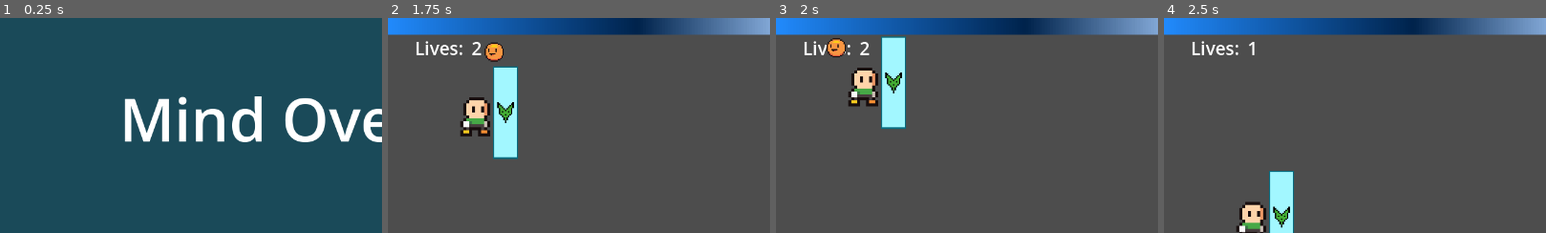
Above: before the commit, frames 1-4 (left to right).
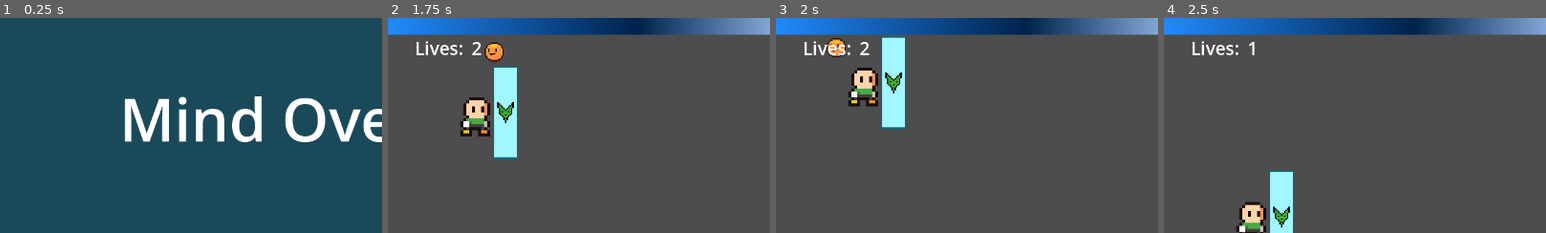
Above: after the commit, the same moments.

Repository: PoweredDevState/MindOverClutter
Game: Godot game, scene res://Scenes/Menus/main_menu.tscn
Same seed, same stepped clock (60 frames per second), same inputs: the game is played once before the commit and once after it.
Inputs:
- Up to frame 1 (0.25 s): no input
- Up to frame 2 (1.75 s): click "Start" at 0.5 s; hold W (move_up) from 1.28 s (still down)
- Up to frame 3 (2 s): keep holding W (move_up)
- Up to frame 4 (2.5 s): release W (move_up) at 2.03 s; hold S (move_down) from 2.03 s (still down)
The pictures show only the part of the screen within x 0-50%, y 0-50%; the shares and areas given below are measured in that part.

Frames 1-2 are identical in both runs. In frame 3, 0.1% of the frame differs, in the area x 13-19%, y 12-18%; in frame 4, nothing differs.

Commit message:
Made extra levels and level select

Diff:
--- a/Enemy Resources/Dragon_Enemy.tres
+++ b/Enemy Resources/Dragon_Enemy.tres
@@ -8,4 +8,4 @@
 script = ExtResource("1_725fq")
 sprite = ExtResource("3_tq758")
 attackScene = ExtResource("1_e0c8l")
-maxHealth = 5
+maxHealth = 7
--- a/Scenes/Levels/level_1.tscn
+++ b/Scenes/Levels/level_1.tscn
@@ -37,6 +37,7 @@
 shape = SubResource("RectangleShape2D_xuxqu")
 
 [node name="PlayerUI" type="Control" parent="."]
+z_index = 3
 layout_mode = 3
 anchors_preset = 0
 offset_right = 1280.0
--- a/Scenes/Levels/level_2.tscn
+++ b/Scenes/Levels/level_2.tscn
@@ -37,6 +37,7 @@
 shape = SubResource("RectangleShape2D_xuxqu")
 
 [node name="PlayerUI" type="Control" parent="."]
+z_index = 3
 layout_mode = 3
 anchors_preset = 0
 offset_right = 1280.0
--- /dev/null
+++ b/Scenes/Levels/level_3.tscn
@@ -0,0 +1,216 @@
+[gd_scene load_steps=14 format=3 uid="uid://p4auok2c7p82"]
+
+[ext_resource type="PackedScene" uid="uid://cg685sdnkomnv" path="res://Scenes/ball_spawner.tscn" id="1_aea7o"]
+[ext_resource type="Script" path="res://Scripts/ball_deleter.gd" id="2_wjxt5"]
+[ext_resource type="Script" path="res://Scripts/player_ui.gd" id="3_sgrae"]
+[ext_resource type="PackedScene" uid="uid://brjab31847bob" path="res://Scenes/shield_icon.tscn" id="4_vx4ca"]
+[ext_resource type="PackedScene" uid="uid://cntjt1pdekdqo" path="res://Scenes/player.tscn" id="5_l2vjv"]
+[ext_resource type="PackedScene" uid="uid://dyl4too4a36xg" path="res://Scenes/block.tscn" id="6_bhkjc"]
+[ext_resource type="PackedScene" uid="uid://0yu2fk7k4osc" path="res://Scenes/static_border_2d.tscn" id="7_3g46t"]
+[ext_resource type="PackedScene" uid="uid://c71me4vbd2lju" path="res://Scenes/enemy.tscn" id="8_t6ocl"]
+[ext_resource type="Resource" uid="uid://bxymfrcrjydn0" path="res://Enemy Resources/Boar_Enemy.tres" id="9_dk4dd"]
+
+[sub_resource type="RectangleShape2D" id="RectangleShape2D_xuxqu"]
+size = Vector2(39, 660)
+
+[sub_resource type="LabelSettings" id="LabelSettings_0j6qy"]
+font_size = 30
+
+[sub_resource type="StyleBoxFlat" id="StyleBoxFlat_anbr5"]
+bg_color = Color(0, 0, 0, 1)
+
+[sub_resource type="StyleBoxFlat" id="StyleBoxFlat_xxlm8"]
+bg_color = Color(0.68, 0.147333, 0.0408, 1)
+
+[node name="Main2D" type="Node2D"]
+
+[node name="BallSpawner" parent="." instance=ExtResource("1_aea7o")]
+position = Vector2(549, 340)
+
+[node name="BallDeleter" type="Area2D" parent="."]
+position = Vector2(0, 343)
+collision_mask = 8
+script = ExtResource("2_wjxt5")
+
+[node name="CollisionShape2D" type="CollisionShape2D" parent="BallDeleter"]
+position = Vector2(1.5, 16)
+shape = SubResource("RectangleShape2D_xuxqu")
+
+[node name="PlayerUI" type="Control" parent="."]
+z_index = 3
+layout_mode = 3
+anchors_preset = 0
+offset_right = 1280.0
+offset_bottom = 720.0
+script = ExtResource("3_sgrae")
+shieldIconScene = ExtResource("4_vx4ca")
+
+[node name="LifeText" type="Label" parent="PlayerUI"]
+layout_mode = 0
+offset_left = 45.0
+offset_top = 29.0
+offset_right = 126.0
+offset_bottom = 71.0
+text = "Lives:"
+label_settings = SubResource("LabelSettings_0j6qy")
+
+[node name="LifeNumber" type="Label" parent="PlayerUI"]
+layout_mode = 0
+offset_left = 140.0
+offset_top = 29.0
+offset_right = 184.0
+offset_bottom = 71.0
+text = "0"
+label_settings = SubResource("LabelSettings_0j6qy")
+
+[node name="StunnedUI" type="Control" parent="PlayerUI"]
+anchors_preset = 0
+offset_left = 45.0
+offset_top = 76.0
+offset_right = 345.0
+offset_bottom = 121.0
+
+[node name="StunText" type="Label" parent="PlayerUI/StunnedUI"]
+layout_mode = 0
+offset_right = 150.0
+offset_bottom = 42.0
+text = "STUNNED:"
+label_settings = SubResource("LabelSettings_0j6qy")
+
+[node name="ProgressBar" type="ProgressBar" parent="PlayerUI/StunnedUI"]
+layout_mode = 0
+offset_left = 163.0
+offset_top = 7.0
+offset_right = 299.0
+offset_bottom = 39.0
+theme_override_styles/background = SubResource("StyleBoxFlat_anbr5")
+theme_override_styles/fill = SubResource("StyleBoxFlat_xxlm8")
+value = 100.0
+show_percentage = false
+
+[node name="ShieldIconContainer" type="HBoxContainer" parent="PlayerUI"]
+layout_mode = 0
+offset_left = 209.0
+offset_top = 33.0
+offset_right = 258.0
+offset_bottom = 78.0
+
+[node name="Player" parent="." instance=ExtResource("5_l2vjv")]
+position = Vector2(146, 352)
+
+[node name="AllBlocks" type="Node2D" parent="."]
+position = Vector2(856, 335)
+
+[node name="BlockRow2" type="Node2D" parent="AllBlocks"]
+position = Vector2(-6, -4)
+
+[node name="Block" parent="AllBlocks/BlockRow2" instance=ExtResource("6_bhkjc")]
+position = Vector2(0, -267)
+
+[node name="Block7" parent="AllBlocks/BlockRow2" instance=ExtResource("6_bhkjc")]
+position = Vector2(-83, -267)
+
+[node name="Block12" parent="AllBlocks/BlockRow2" instance=ExtResource("6_bhkjc")]
+position = Vector2(-165, -267)
+
+[node name="Block4" parent="AllBlocks/BlockRow2" instance=ExtResource("6_bhkjc")]
+position = Vector2(0, -50)
+
+[node name="Block5" parent="AllBlocks/BlockRow2" instance=ExtResource("6_bhkjc")]
+position = Vector2(0, 22)
+
+[node name="Block6" parent="AllBlocks/BlockRow2" instance=ExtResource("6_bhkjc")]
+position = Vector2(0, 93)
+
+[node name="Block8" parent="AllBlocks/BlockRow2" instance=ExtResource("6_bhkjc")]
+position = Vector2(0, 167)
+
+[node name="Block9" parent="AllBlocks/BlockRow2" instance=ExtResource("6_bhkjc")]
+position = Vector2(0, 240)
+
+[node name="Block10" parent="AllBlocks/BlockRow2" instance=ExtResource("6_bhkjc")]
+position = Vector2(0, 314)
+
+[node name="Block11" parent="AllBlocks/BlockRow2" instance=ExtResource("6_bhkjc")]
+position = Vector2(-83, 313)
+
+[node name="BlockRow3" type="Node2D" parent="AllBlocks"]
+position = Vector2(37, -4)
+
+[node name="Block" parent="AllBlocks/BlockRow3" instance=ExtResource("6_bhkjc")]
+position = Vector2(-1, -268)
+
+[node name="Block7" parent="AllBlocks/BlockRow3" instance=ExtResource("6_bhkjc")]
+position = Vector2(-83, -267)
+
+[node name="Block12" parent="AllBlocks/BlockRow3" instance=ExtResource("6_bhkjc")]
+position = Vector2(-165, -267)
+
+[node name="Block2" parent="AllBlocks/BlockRow3" instance=ExtResource("6_bhkjc")]
+position = Vector2(0, -195)
+
+[node name="Block14" parent="AllBlocks/BlockRow3" instance=ExtResource("6_bhkjc")]
+position = Vector2(39, -267)
+
+[node name="Block15" parent="AllBlocks/BlockRow3" instance=ExtResource("6_bhkjc")]
+position = Vector2(40, -194)
+
+[node name="Block16" parent="AllBlocks/BlockRow3" instance=ExtResource("6_bhkjc")]
+position = Vector2(40, -123)
+
+[node name="Block17" parent="AllBlocks/BlockRow3" instance=ExtResource("6_bhkjc")]
+position = Vector2(41, -50)
+
+[node name="Block3" parent="AllBlocks/BlockRow3" instance=ExtResource("6_bhkjc")]
+position = Vector2(0, -121)
+
+[node name="Block4" parent="AllBlocks/BlockRow3" instance=ExtResource("6_bhkjc")]
+position = Vector2(0, -50)
+
+[node name="Block5" parent="AllBlocks/BlockRow3" instance=ExtResource("6_bhkjc")]
+position = Vector2(0, 22)
+
+[node name="Block6" parent="AllBlocks/BlockRow3" instance=ExtResource("6_bhkjc")]
+position = Vector2(0, 93)
+
+[node name="Block8" parent="AllBlocks/BlockRow3" instance=ExtResource("6_bhkjc")]
+position = Vector2(0, 167)
+
+[node name="Block9" parent="AllBlocks/BlockRow3" instance=ExtResource("6_bhkjc")]
+position = Vector2(0, 240)
+
+[node name="Block10" parent="AllBlocks/BlockRow3" instance=ExtResource("6_bhkjc")]
+position = Vector2(0, 314)
+
+[node name="Block18" parent="AllBlocks/BlockRow3" instance=ExtResource("6_bhkjc")]
+position = Vector2(38, 314)
+
+[node name="Block11" parent="AllBlocks/BlockRow3" instance=ExtResource("6_bhkjc")]
+position = Vector2(-83, 313)
+
+[node name="Block13" parent="AllBlocks/BlockRow3" instance=ExtResource("6_bhkjc")]
+position = Vector2(-83, 239)
+
+[node name="Borders" type="Node2D" parent="."]
+
+[node name="StaticBorder2D" parent="Borders" instance=ExtResource("7_3g46t")]
+
+[node name="StaticBorder2D2" parent="Borders" instance=ExtResource("7_3g46t")]
+position = Vector2(0, 692)
+
+[node name="StaticBorder2D4" parent="Borders" instance=ExtResource("7_3g46t")]
+position = Vector2(1284, -10)
+rotation = 1.5708
+scale = Vector2(0.640001, 1)
+
+[node name="Enemy" parent="." instance=ExtResource("8_t6ocl")]
+position = Vector2(1134, 340)
+enemyResource = ExtResource("9_dk4dd")
+
+[node name="StartAttackMark" type="Node2D" parent="."]
+position = Vector2(160, 43)
+
+[node name="EndAttackMark" type="Node2D" parent="."]
+position = Vector2(160, 650)
+
+[connection signal="body_entered" from="BallDeleter" to="BallDeleter" method="_on_body_entered"]
--- /dev/null
+++ b/Scenes/Levels/level_4.tscn
@@ -0,0 +1,261 @@
+[gd_scene load_steps=14 format=3 uid="uid://bnf8h38o7q20g"]
+
+[ext_resource type="PackedScene" uid="uid://cg685sdnkomnv" path="res://Scenes/ball_spawner.tscn" id="1_pnl0g"]
+[ext_resource type="Script" path="res://Scripts/ball_deleter.gd" id="2_xgdjd"]
+[ext_resource type="Script" path="res://Scripts/player_ui.gd" id="3_g8vxf"]
+[ext_resource type="PackedScene" uid="uid://brjab31847bob" path="res://Scenes/shield_icon.tscn" id="4_gk4s3"]
+[ext_resource type="PackedScene" uid="uid://cntjt1pdekdqo" path="res://Scenes/player.tscn" id="5_r6qg7"]
+[ext_resource type="PackedScene" uid="uid://dyl4too4a36xg" path="res://Scenes/block.tscn" id="6_wsx7i"]
+[ext_resource type="PackedScene" uid="uid://0yu2fk7k4osc" path="res://Scenes/static_border_2d.tscn" id="7_qacxy"]
+[ext_resource type="PackedScene" uid="uid://c71me4vbd2lju" path="res://Scenes/enemy.tscn" id="8_ug5g1"]
+[ext_resource type="Resource" uid="uid://bltke1i14s52f" path="res://Enemy Resources/Dragon_Enemy.tres" id="9_eo561"]
+
+[sub_resource type="RectangleShape2D" id="RectangleShape2D_xuxqu"]
+size = Vector2(39, 660)
+
+[sub_resource type="LabelSettings" id="LabelSettings_0j6qy"]
+font_size = 30
+
+[sub_resource type="StyleBoxFlat" id="StyleBoxFlat_anbr5"]
+bg_color = Color(0, 0, 0, 1)
+
+[sub_resource type="StyleBoxFlat" id="StyleBoxFlat_xxlm8"]
+bg_color = Color(0.68, 0.147333, 0.0408, 1)
+
+[node name="Main2D" type="Node2D"]
+
+[node name="BallSpawner" parent="." instance=ExtResource("1_pnl0g")]
+position = Vector2(549, 340)
+
+[node name="BallDeleter" type="Area2D" parent="."]
+position = Vector2(0, 343)
+collision_mask = 8
+script = ExtResource("2_xgdjd")
+
+[node name="CollisionShape2D" type="CollisionShape2D" parent="BallDeleter"]
+position = Vector2(1.5, 16)
+shape = SubResource("RectangleShape2D_xuxqu")
+
+[node name="PlayerUI" type="Control" parent="."]
+z_index = 3
+layout_mode = 3
+anchors_preset = 0
+offset_right = 1280.0
+offset_bottom = 720.0
+script = ExtResource("3_g8vxf")
+shieldIconScene = ExtResource("4_gk4s3")
+
+[node name="LifeText" type="Label" parent="PlayerUI"]
+layout_mode = 0
+offset_left = 45.0
+offset_top = 29.0
+offset_right = 126.0
+offset_bottom = 71.0
+text = "Lives:"
+label_settings = SubResource("LabelSettings_0j6qy")
+
+[node name="LifeNumber" type="Label" parent="PlayerUI"]
+layout_mode = 0
+offset_left = 140.0
+offset_top = 29.0
+offset_right = 184.0
+offset_bottom = 71.0
+text = "0"
+label_settings = SubResource("LabelSettings_0j6qy")
+
+[node name="StunnedUI" type="Control" parent="PlayerUI"]
+anchors_preset = 0
+offset_left = 45.0
+offset_top = 76.0
+offset_right = 345.0
+offset_bottom = 121.0
+
+[node name="StunText" type="Label" parent="PlayerUI/StunnedUI"]
+layout_mode = 0
+offset_right = 150.0
+offset_bottom = 42.0
+text = "STUNNED:"
+label_settings = SubResource("LabelSettings_0j6qy")
+
+[node name="ProgressBar" type="ProgressBar" parent="PlayerUI/StunnedUI"]
+layout_mode = 0
+offset_left = 163.0
+offset_top = 7.0
+offset_right = 299.0
+offset_bottom = 39.0
+theme_override_styles/background = SubResource("StyleBoxFlat_anbr5")
+theme_override_styles/fill = SubResource("StyleBoxFlat_xxlm8")
+value = 100.0
+show_percentage = false
+
+[node name="ShieldIconContainer" type="HBoxContainer" parent="PlayerUI"]
+layout_mode = 0
+offset_left = 209.0
+offset_top = 33.0
+offset_right = 258.0
+offset_bottom = 78.0
+
+[node name="Player" parent="." instance=ExtResource("5_r6qg7")]
+position = Vector2(146, 352)
+
+[node name="AllBlocks" type="Node2D" parent="."]
+position = Vector2(856, 335)
+
+[node name="BlockRow2" type="Node2D" parent="AllBlocks"]
+position = Vector2(-6, -4)
+
+[node name="Block" parent="AllBlocks/BlockRow2" instance=ExtResource("6_wsx7i")]
+position = Vector2(0, -267)
+
+[node name="Block7" parent="AllBlocks/BlockRow2" instance=ExtResource("6_wsx7i")]
+position = Vector2(-167, -267)
+
+[node name="Block11" parent="AllBlocks/BlockRow2" instance=ExtResource("6_wsx7i")]
+position = Vector2(-168, 314)
+
+[node name="Block2" parent="AllBlocks/BlockRow2" instance=ExtResource("6_wsx7i")]
+position = Vector2(0, -195)
+
+[node name="Block3" parent="AllBlocks/BlockRow2" instance=ExtResource("6_wsx7i")]
+position = Vector2(0, -121)
+
+[node name="Block4" parent="AllBlocks/BlockRow2" instance=ExtResource("6_wsx7i")]
+position = Vector2(0, -50)
+
+[node name="Block5" parent="AllBlocks/BlockRow2" instance=ExtResource("6_wsx7i")]
+position = Vector2(0, 22)
+
+[node name="Block6" parent="AllBlocks/BlockRow2" instance=ExtResource("6_wsx7i")]
+position = Vector2(0, 93)
+
+[node name="Block8" parent="AllBlocks/BlockRow2" instance=ExtResource("6_wsx7i")]
+position = Vector2(0, 167)
+
+[node name="Block9" parent="AllBlocks/BlockRow2" instance=ExtResource("6_wsx7i")]
+position = Vector2(0, 240)
+
+[node name="Block10" parent="AllBlocks/BlockRow2" instance=ExtResource("6_wsx7i")]
+position = Vector2(0, 314)
+
+[node name="BlockRow3" type="Node2D" parent="AllBlocks"]
+position = Vector2(37, -4)
+
+[node name="Block" parent="AllBlocks/BlockRow3" instance=ExtResource("6_wsx7i")]
+position = Vector2(0, -267)
+
+[node name="Block7" parent="AllBlocks/BlockRow3" instance=ExtResource("6_wsx7i")]
+position = Vector2(-167, -267)
+
+[node name="Block11" parent="AllBlocks/BlockRow3" instance=ExtResource("6_wsx7i")]
+position = Vector2(-168, 314)
+
+[node name="Block2" parent="AllBlocks/BlockRow3" instance=ExtResource("6_wsx7i")]
+position = Vector2(0, -195)
+
+[node name="Block3" parent="AllBlocks/BlockRow3" instance=ExtResource("6_wsx7i")]
+position = Vector2(0, -121)
+
+[node name="Block4" parent="AllBlocks/BlockRow3" instance=ExtResource("6_wsx7i")]
+position = Vector2(0, -50)
+
+[node name="Block5" parent="AllBlocks/BlockRow3" instance=ExtResource("6_wsx7i")]
+position = Vector2(0, 22)
+
+[node name="Block6" parent="AllBlocks/BlockRow3" instance=ExtResource("6_wsx7i")]
+position = Vector2(0, 93)
+
+[node name="Block8" parent="AllBlocks/BlockRow3" instance=ExtResource("6_wsx7i")]
+position = Vector2(0, 167)
+
+[node name="Block9" parent="AllBlocks/BlockRow3" instance=ExtResource("6_wsx7i")]
+position = Vector2(0, 240)
+
+[node name="Block10" parent="AllBlocks/BlockRow3" instance=ExtResource("6_wsx7i")]
+position = Vector2(0, 314)
+
+[node name="BlockRow4" type="Node2D" parent="AllBlocks"]
+position = Vector2(-89, -4)
+
+[node name="Block" parent="AllBlocks/BlockRow4" instance=ExtResource("6_wsx7i")]
+position = Vector2(0, -267)
+
+[node name="Block7" parent="AllBlocks/BlockRow4" instance=ExtResource("6_wsx7i")]
+position = Vector2(-167, -267)
+
+[node name="Block11" parent="AllBlocks/BlockRow4" instance=ExtResource("6_wsx7i")]
+position = Vector2(-168, 314)
+
+[node name="Block2" parent="AllBlocks/BlockRow4" instance=ExtResource("6_wsx7i")]
+position = Vector2(0, -195)
+
+[node name="Block9" parent="AllBlocks/BlockRow4" instance=ExtResource("6_wsx7i")]
+position = Vector2(0, 240)
+
+[node name="Block3" parent="AllBlocks/BlockRow4" instance=ExtResource("6_wsx7i")]
+position = Vector2(-41, -195)
+
+[node name="Block12" parent="AllBlocks/BlockRow4" instance=ExtResource("6_wsx7i")]
+position = Vector2(-41, 240)
+
+[node name="Block10" parent="AllBlocks/BlockRow4" instance=ExtResource("6_wsx7i")]
+position = Vector2(0, 314)
+
+[node name="BlockRow5" type="Node2D" parent="AllBlocks"]
+position = Vector2(-46, -4)
+
+[node name="Block" parent="AllBlocks/BlockRow5" instance=ExtResource("6_wsx7i")]
+position = Vector2(0, -267)
+
+[node name="Block7" parent="AllBlocks/BlockRow5" instance=ExtResource("6_wsx7i")]
+position = Vector2(-167, -267)
+
+[node name="Block11" parent="AllBlocks/BlockRow5" instance=ExtResource("6_wsx7i")]
+position = Vector2(-168, 314)
+
+[node name="Block2" parent="AllBlocks/BlockRow5" instance=ExtResource("6_wsx7i")]
+position = Vector2(0, -195)
+
+[node name="Block3" parent="AllBlocks/BlockRow5" instance=ExtResource("6_wsx7i")]
+position = Vector2(0, -121)
+
+[node name="Block4" parent="AllBlocks/BlockRow5" instance=ExtResource("6_wsx7i")]
+position = Vector2(0, -50)
+
+[node name="Block5" parent="AllBlocks/BlockRow5" instance=ExtResource("6_wsx7i")]
+position = Vector2(0, 22)
+
+[node name="Block6" parent="AllBlocks/BlockRow5" instance=ExtResource("6_wsx7i")]
+position = Vector2(0, 93)
+
+[node name="Block8" parent="AllBlocks/BlockRow5" instance=ExtResource("6_wsx7i")]
+position = Vector2(0, 167)
+
+[node name="Block9" parent="AllBlocks/BlockRow5" instance=ExtResource("6_wsx7i")]
+position = Vector2(0, 240)
+
+[node name="Block10" parent="AllBlocks/BlockRow5" instance=ExtResource("6_wsx7i")]
+position = Vector2(0, 314)
+
+[node name="Borders" type="Node2D" parent="."]
+
+[node name="StaticBorder2D" parent="Borders" instance=ExtResource("7_qacxy")]
+
+[node name="StaticBorder2D2" parent="Borders" instance=ExtResource("7_qacxy")]
+position = Vector2(0, 692)
+
+[node name="StaticBorder2D4" parent="Borders" instance=ExtResource("7_qacxy")]
+position = Vector2(1284, -10)
+rotation = 1.5708
+scale = Vector2(0.640001, 1)
+
+[node name="Enemy" parent="." instance=ExtResource("8_ug5g1")]
+position = Vector2(1134, 340)
+enemyResource = ExtResource("9_eo561")
+
+[node name="StartAttackMark" type="Node2D" parent="."]
+position = Vector2(160, 43)
+
+[node name="EndAttackMark" type="Node2D" parent="."]
+position = Vector2(160, 650)
+
+[connection signal="body_entered" from="BallDeleter" to="BallDeleter" method="_on_body_entered"]
--- /dev/null
+++ b/Scenes/Menus/level_select.tscn
@@ -0,0 +1,62 @@
+[gd_scene load_steps=5 format=3 uid="uid://bw8bl6vj48xad"]
+
+[ext_resource type="Script" path="res://Scripts/level_select.gd" id="1_b1oqu"]
+[ext_resource type="PackedScene" uid="uid://16wowo6lktx2" path="res://Scenes/Menus/main_menu.tscn" id="2_e04jd"]
+[ext_resource type="PackedScene" uid="uid://cmrxno7mkelf1" path="res://Scenes/level_button.tscn" id="3_ejxfp"]
+
+[sub_resource type="LabelSettings" id="LabelSettings_nddws"]
+font_size = 75
+
+[node name="LevelSelect" type="Control"]
+layout_mode = 3
+anchors_preset = 15
+anchor_right = 1.0
+anchor_bottom = 1.0
+grow_horizontal = 2
+grow_vertical = 2
+script = ExtResource("1_b1oqu")
+menuFilePath = "res://Scenes/Menus/main_menu.tscn"
+menuScene = ExtResource("2_e04jd")
+levelButtonScene = ExtResource("3_ejxfp")
+
+[node name="Background" type="ColorRect" parent="."]
+layout_mode = 0
+offset_right = 1280.0
+offset_bottom = 720.0
+color = Color(0.50228, 0.1914, 0.58, 1)
+
+[node name="Title" type="Label" parent="."]
+layout_mode = 0
+offset_left = 445.0
+offset_top = 39.0
+offset_right = 796.0
+offset_bottom = 161.0
+text = "Level Select"
+label_settings = SubResource("LabelSettings_nddws")
+horizontal_alignment = 1
+vertical_alignment = 1
+
+[node name="MenuButton" type="Button" parent="."]
+layout_mode = 0
+offset_left = 540.0
+offset_top = 538.0
+offset_right = 792.0
+offset_bottom = 653.0
+theme_override_font_sizes/font_size = 45
+text = "Menu"
+
+[node name="ScrollContainer" type="ScrollContainer" parent="."]
+layout_mode = 0
+offset_left = 379.0
+offset_top = 179.0
+offset_right = 957.0
+offset_bottom = 507.0
+horizontal_scroll_mode = 0
+
+[node name="BoxContainer" type="BoxContainer" parent="ScrollContainer"]
+layout_mode = 2
+size_flags_horizontal = 3
+size_flags_vertical = 3
+vertical = true
+
+[connection signal="pressed" from="MenuButton" to="." method="_on_menu_button_pressed"]
--- a/Scenes/Menus/main_menu.tscn
+++ b/Scenes/Menus/main_menu.tscn
@@ -1,7 +1,6 @@
-[gd_scene load_steps=4 format=3 uid="uid://16wowo6lktx2"]
+[gd_scene load_steps=3 format=3 uid="uid://16wowo6lktx2"]
 
 [ext_resource type="Script" path="res://Scripts/main_menu.gd" id="1_tri5q"]
-[ext_resource type="PackedScene" uid="uid://dov7ysq5n1piu" path="res://Scenes/Levels/level_1.tscn" id="2_xde0o"]
 
 [sub_resource type="LabelSettings" id="LabelSettings_ps5ad"]
 font_size = 100
@@ -14,9 +13,8 @@
 grow_horizontal = 2
 grow_vertical = 2
 script = ExtResource("1_tri5q")
-startGameFilePath = "res://Scenes/Levels/level_1.tscn"
 creditsFilePath = "res://Scenes/Menus/credits_scene.tscn"
-startGameScene = ExtResource("2_xde0o")
+levelSelectFilePath = "res://Scenes/Menus/level_select.tscn"
 
 [node name="Background" type="ColorRect" parent="."]
 layout_mode = 0
--- a/Scenes/Screens/pause_screen.tscn
+++ b/Scenes/Screens/pause_screen.tscn
@@ -7,6 +7,7 @@
 
 [node name="PauseScreen" type="Control"]
 process_mode = 2
+z_index = 5
 layout_mode = 3
 anchors_preset = 15
 anchor_right = 1.0
--- a/Scenes/game_manager.tscn
+++ b/Scenes/game_manager.tscn
@@ -18,7 +18,7 @@
 loseScreen = ExtResource("2_co5m0")
 winScreen = ExtResource("3_py6f3")
 pauseScreen = ExtResource("4_yjmx0")
-levelScenePaths = Array[String](["res://Scenes/Levels/level_1.tscn", "res://Scenes/Levels/level_2.tscn"])
+levelScenePaths = Array[String](["res://Scenes/Levels/level_1.tscn", "res://Scenes/Levels/level_2.tscn", "res://Scenes/Levels/level_3.tscn", "res://Scenes/Levels/level_4.tscn"])
 
 [node name="LevelFinishedUI" type="Control" parent="."]
 process_mode = 2
@@ -32,11 +32,13 @@
 [node name="LevelFinishedTimer" type="Timer" parent="LevelFinishedUI"]
 
 [node name="Background" type="ColorRect" parent="LevelFinishedUI"]
+layout_mode = 0
 offset_right = 1280.0
 offset_bottom = 720.0
 color = Color(0.3936, 0.96, 0.60128, 0.203922)
 
 [node name="LevelFinishedText" type="Label" parent="LevelFinishedUI"]
+layout_mode = 0
 offset_left = 248.0
 offset_top = 78.0
 offset_right = 1049.0
@@ -47,6 +49,7 @@
 vertical_alignment = 1
 
 [node name="TimerText" type="Label" parent="LevelFinishedUI"]
+layout_mode = 0
 offset_left = 234.0
 offset_top = 279.0
 offset_right = 1035.0
--- /dev/null
+++ b/Scenes/level_button.tscn
@@ -0,0 +1,10 @@
+[gd_scene load_steps=2 format=3 uid="uid://cmrxno7mkelf1"]
+
+[sub_resource type="Theme" id="Theme_exmtd"]
+default_font_size = 50
+
+[node name="LevelButton" type="Button"]
+offset_right = 8.0
+offset_bottom = 8.0
+theme = SubResource("Theme_exmtd")
+text = "Level 1"
--- a/Scripts/game_manager.gd
+++ b/Scripts/game_manager.gd
@@ -79,7 +79,7 @@
 
 func reset_game():
 	currentShields = 0
-	#currentSceneIndex = 0
+	currentSceneIndex = 0
 	ballsOnScreen = 0
 	lives = maxLives
 
@@ -90,6 +90,9 @@
 	currentSceneIndex = 0
 	get_tree().change_scene_to_file(levelScenePaths[currentSceneIndex])
 
+func start_game_from_level_select(levelNum : int) -> void:
+	currentSceneIndex = levelNum
+	get_tree().change_scene_to_file(levelScenePaths[currentSceneIndex])
 
 func next_level() -> void:
 	reset_balls()
--- /dev/null
+++ b/Scripts/level_select.gd
@@ -0,0 +1,29 @@
+extends Control
+
+@export var menuFilePath : String
+@export var menuScene : PackedScene
+@onready var boxContainerRef := $ScrollContainer/BoxContainer
+@export var levelButtonScene : PackedScene
+
+var levelButtons : Array[Dictionary]
+
+func _ready() -> void:
+	for num in GameManager.levelScenePaths.size():
+		var buttonObj = levelButtonScene.instantiate()
+		boxContainerRef.add_child.call_deferred(buttonObj)
+		buttonObj.text = "Level " + str(num + 1)
+
+		levelButtons.append({num: buttonObj})
+
+		levelButtons[num][num].pressed.connect(choose_level.bind(levelButtons[num]))
+
+
+func _on_menu_button_pressed() -> void:
+	get_tree().change_scene_to_file(menuFilePath)
+
+
+
+func choose_level(currentButtonDict : Dictionary) -> void:
+	#print(currentButtonDict)
+	var levelNumber = Array(currentButtonDict.keys())[0]
+	GameManager.start_game_from_level_select(levelNumber)
--- a/Scripts/main_menu.gd
+++ b/Scripts/main_menu.gd
@@ -1,15 +1,21 @@
 extends Control
 
-@export var startGameFilePath : String
+#@export var startGameFilePath : String
 @export var creditsFilePath : String
+@export var levelSelectFilePath : String
 
-@export var startGameScene : PackedScene
+#@export var startGameScene : PackedScene
 
 #This is called when the start button is pressed.
 #This function changes the current scene to the first level scene
 func _on_start_button_pressed() -> void:
 	#get_tree().change_scene_to_file(startGameFilePath)
-	GameManager.start_game()
+
+	if Input.is_action_pressed("Secret Hold"):
+		get_tree().change_scene_to_file(levelSelectFilePath)
+
+	else:
+		GameManager.start_game()
 	#get_tree().change_scene_to_packed(startGameScene)
 
 #This is called when the credits button is pressed.
--- a/project.godot
+++ b/project.godot
@@ -43,6 +43,11 @@
 "events": [Object(InputEventKey,"resource_local_to_scene":false,"resource_name":"","device":-1,"window_id":0,"alt_press …(195 unchanged characters)…
 ]
 }
+"Secret Hold"={
+"deadzone": 0.5,
+"events": [Object(InputEventKey,"resource_local_to_scene":false,"resource_name":"","device":-1,"window_id":0,"alt_pressed":true,"shift_pressed":true,"ctrl_pressed":true,"meta_pressed":false,"pressed":false,"keycode":0,"physical_keycode":32,"key_label":0,"unicode":32,"location":0,"echo":false,"script":null)
+]
+}
 
 [layer_names]
 
